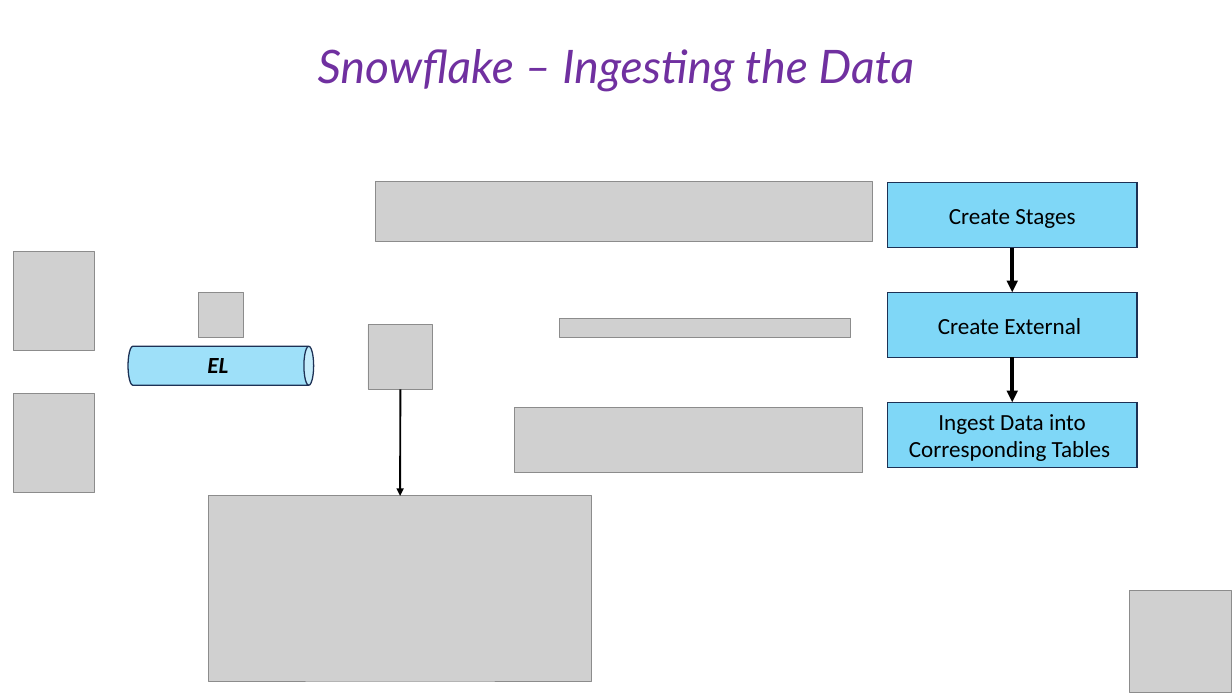
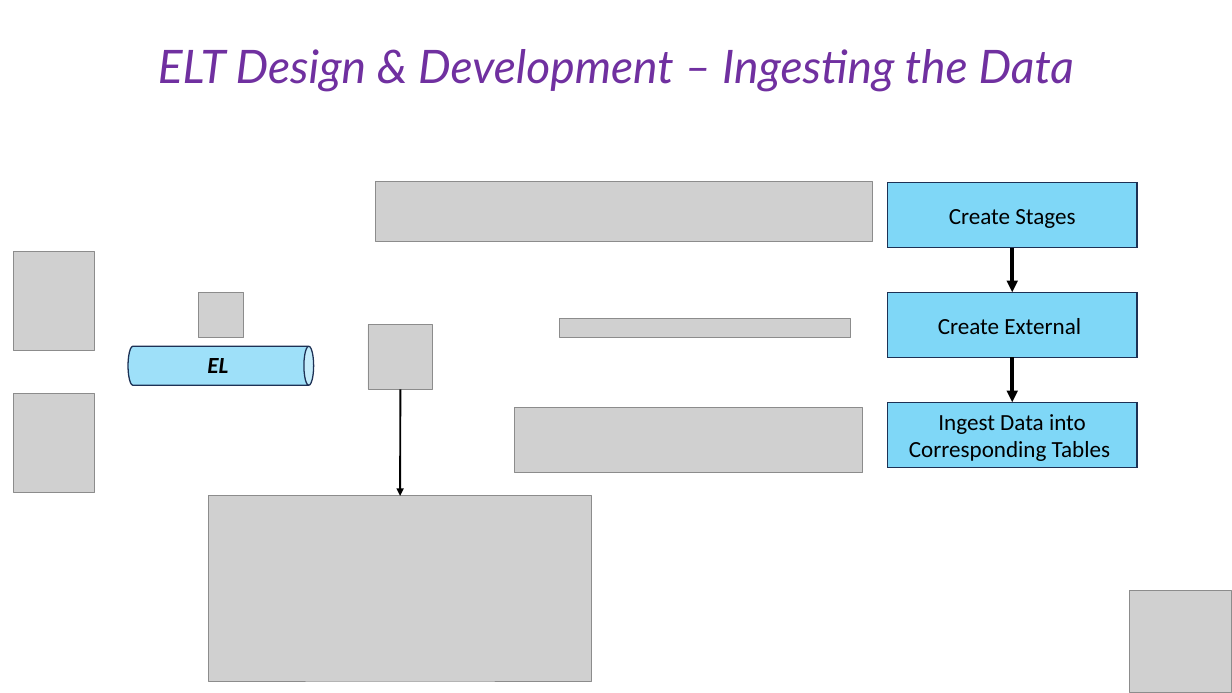
Before and after one commit to cesaramehri/Firn_CaseStudyTest, a slide deck: slide 15 of Presentation/Case Study - Presentation.pptx (slide 8 before the commit). Drawn at 1232x693 pixels with LibreOffice and Linux fonts; fonts in the diff are those of the drawing; grey boxes stand for pictures. Boxes give left, top, right and bottom in pixels: in the first picture for what was removed or moved away, otherwise in the second. Text is boxed around its words. In the diff, an @@ line names an element or a change of style, - is before the commit and + after.

```diff
--- a/Presentation/Case Study - Presentation.pptx
+++ b/Presentation/Case Study - Presentation.pptx
@@ text at <box>158,49,1075,92</box>: text changed @@
-Snowflake – Ingesting the Data
+ELT Design & Development – Ingesting the Data
```
Also in this commit, not shown: 9 other slides changed, 12 slides added, 5 slides removed, 1 other file.
